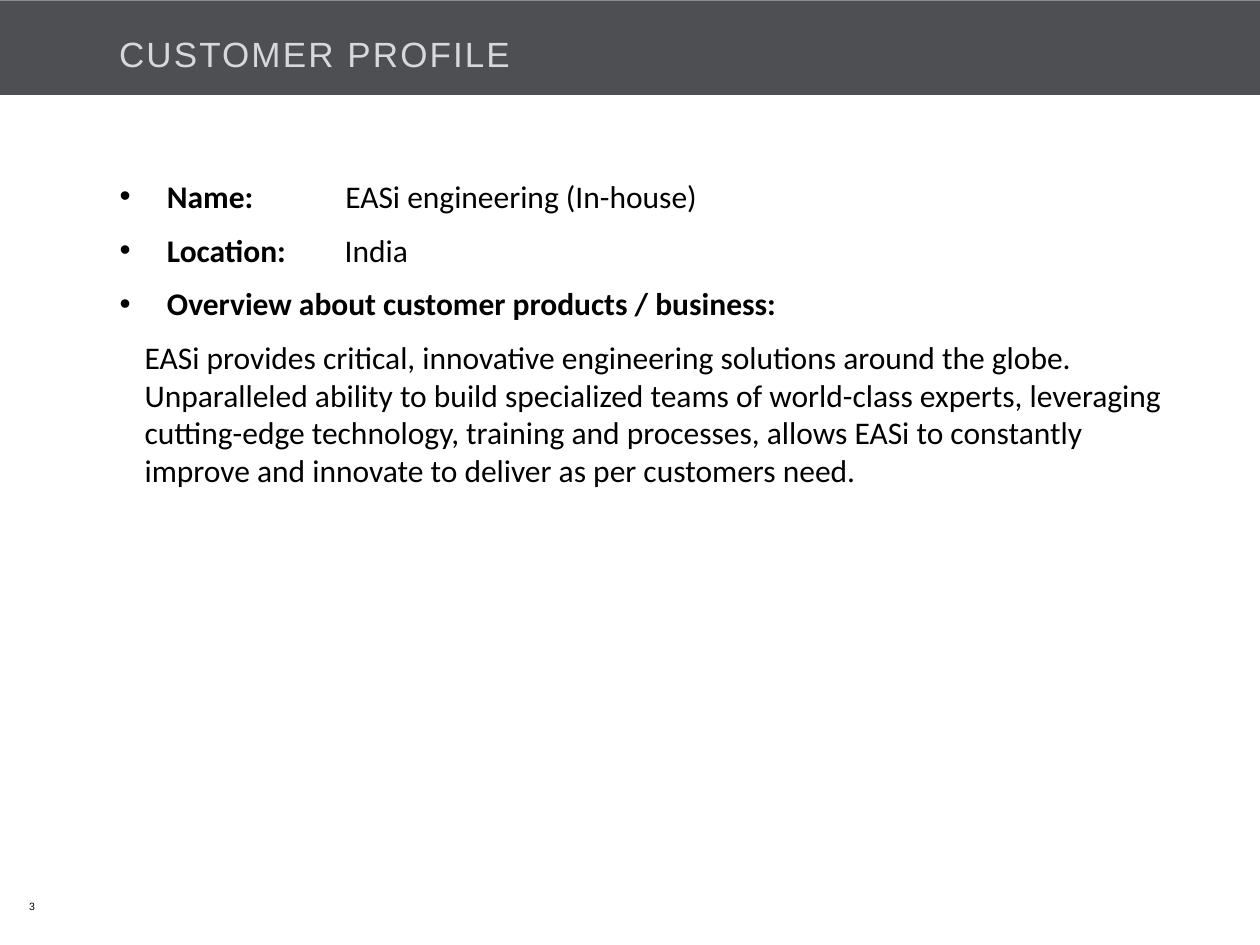
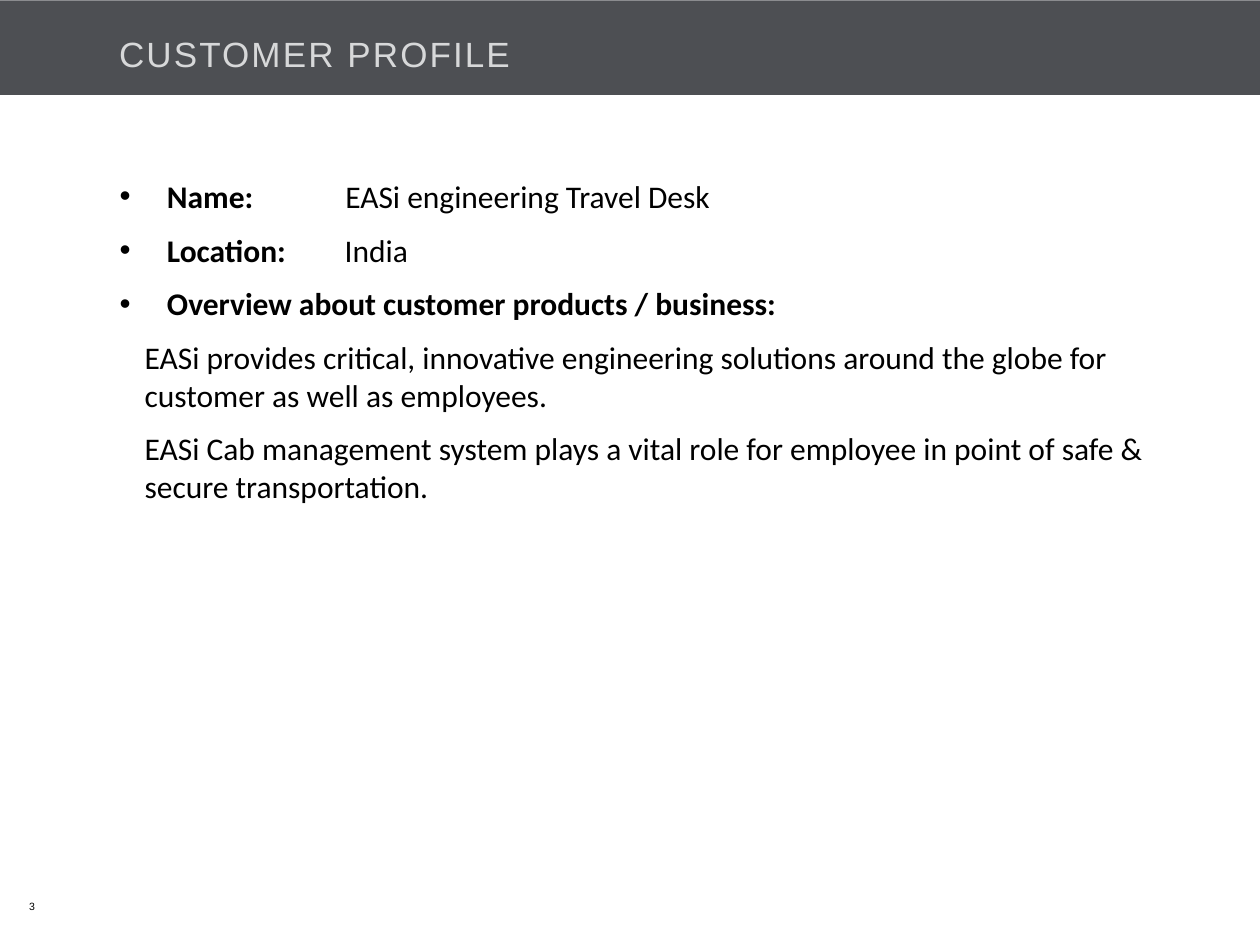
Before and after one commit to Bajarangi/demo, a slide deck: slide 3 of trunk/EasiCab/Documents/EASiCab_POC_kick off.pptx. Drawn at 1260x945 pixels with LibreOffice and Linux fonts; fonts in the diff are those of the drawing; background and template pictures are left out. Boxes give left, top, right and bottom in pixels: in the first picture for what was removed or moved away, otherwise in the second. Text is boxed around its words. In the diff, an @@ line names an element or a change of style, - is before the commit and + after.

```diff
--- a/trunk/EasiCab/Documents/EASiCab_POC_kick off.pptx
+++ b/trunk/EasiCab/Documents/EASiCab_POC_kick off.pptx
@@ text at [167,186,710,214]: text changed @@
-• Name: EASi engineering (In-house)
+• Name: EASi engineering Travel Desk
@@ text at [145,347,1114,503]: text changed @@
-      EASi provides critical, innovative engineering solutions around the globe. Unparalleled ability to build specialized teams of world-class experts, leveraging cutting-edge technology, training and processes, allows EASi to constantly improve and innovate to deliver as per customers need.
+      EASi provides critical, innovative engineering solutions around the globe for customer as well as employees.
+      EASi Cab management system plays a vital role for employee in point of safe & secure transportation.
```
Also in this commit, not shown: 12 other slides changed, 1 slide added.
